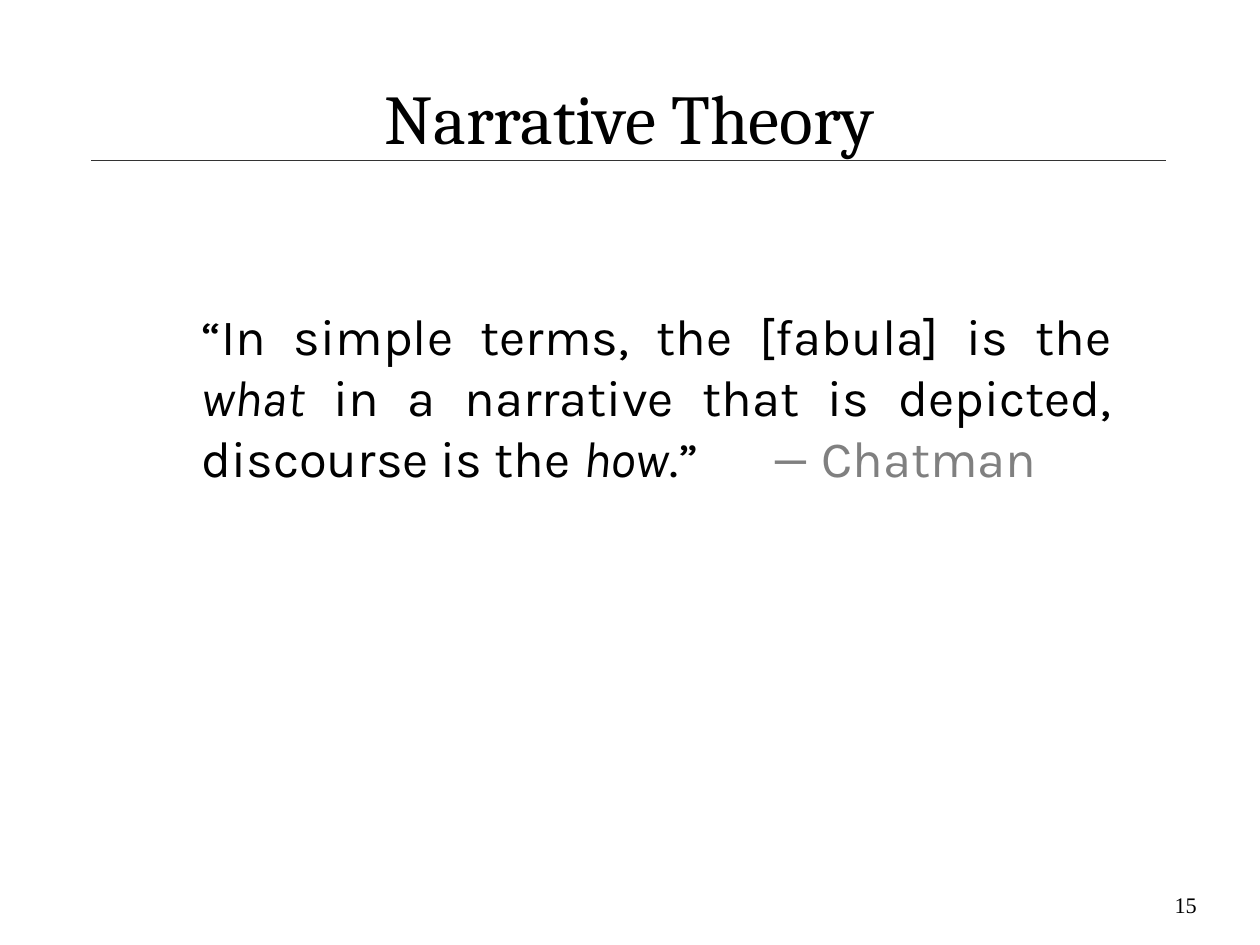
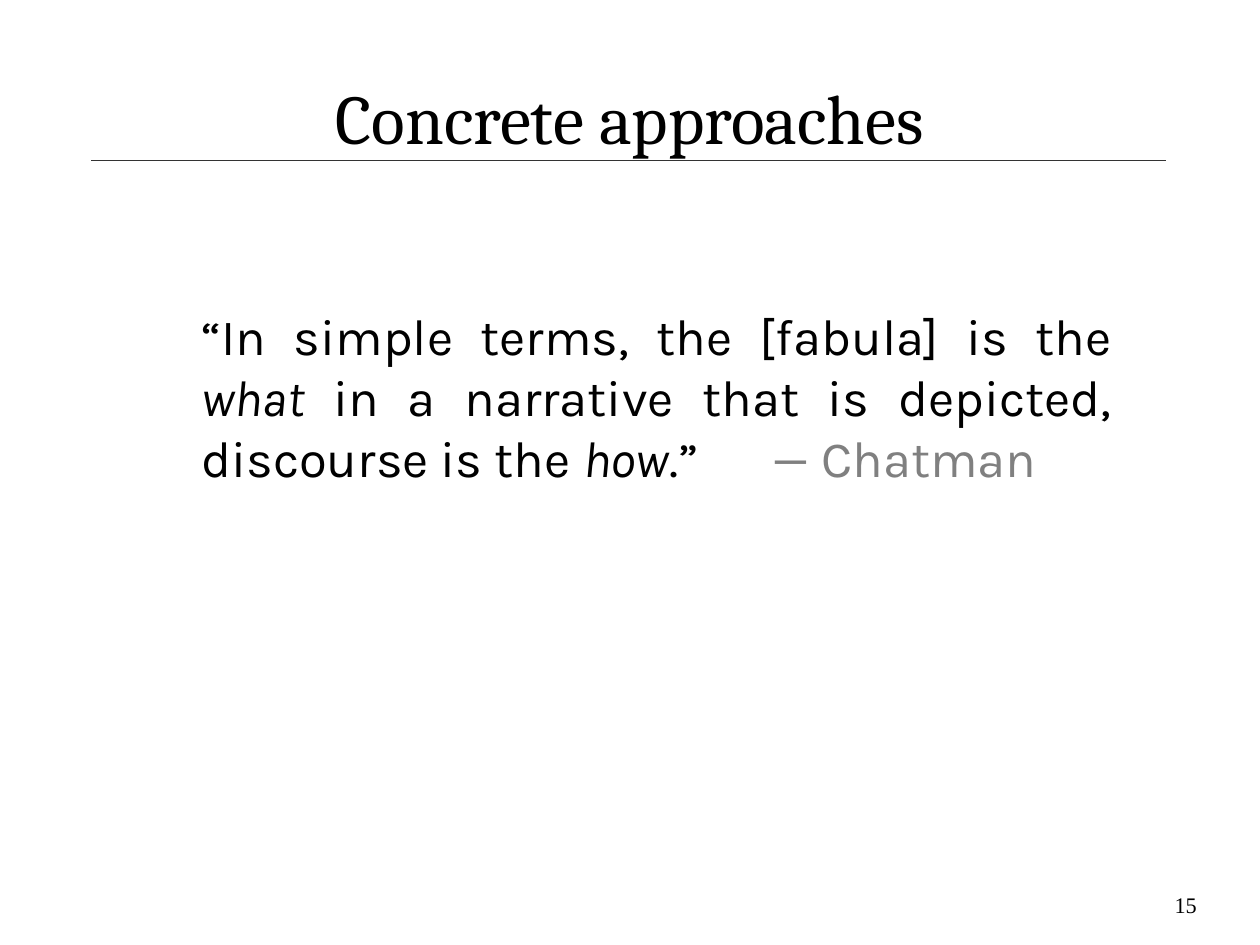
Before and after one commit to IllDepence/ai_seminar, a slide deck: slide 15 of praes/praes.odp. Drawn at 1260x945 pixels with LibreOffice and Linux fonts; fonts in the diff are those of the drawing. Boxes give left, top, right and bottom in pixels: in the first picture for what was removed or moved away, otherwise in the second. Text is boxed around its words. In the diff, an @@ line names an element or a change of style, - is before the commit and + after.

```diff
--- a/praes/praes.odp
+++ b/praes/praes.odp
@@ title at (335,95,924,159): text changed @@
-Narrative Theory
+Concrete approaches
```
Also in this commit, not shown: 8 other slides changed, 5 slides added, 2 other files.
